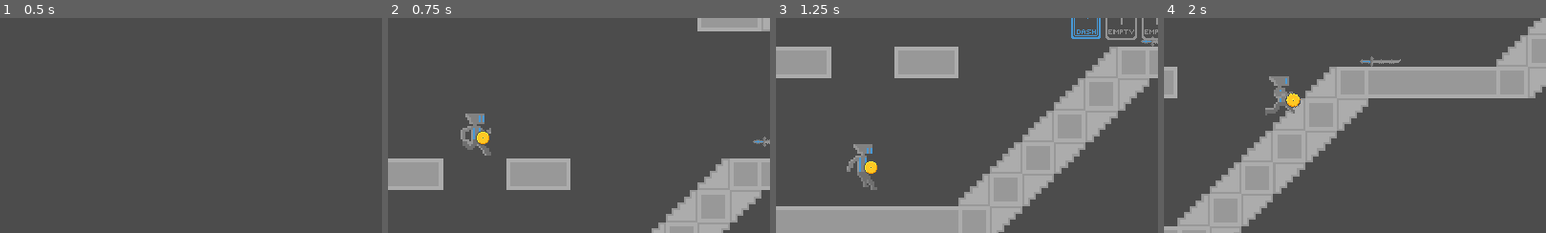
Above: before the commit, frames 1-4 (left to right).
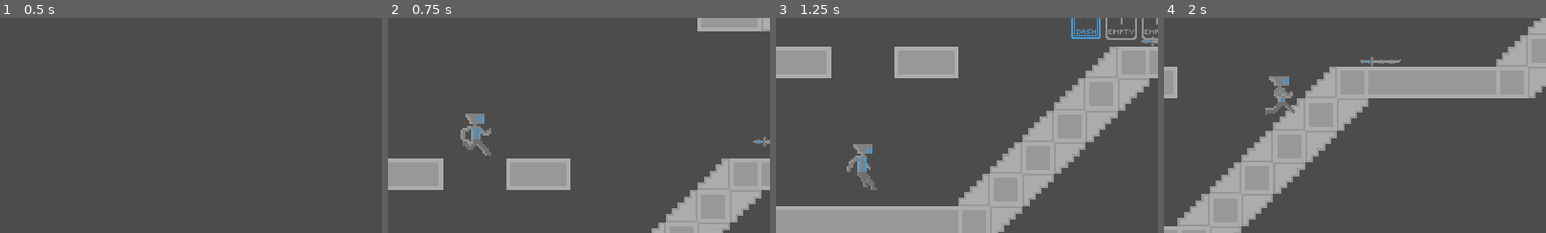
Above: after the commit, the same moments.

Repository: LQR471814/Machine
Game: Godot game, scene res://Menu.tscn
The game is run twice, just before and just after one commit, with the same random seed, the same clock (stepped at 60 frames per second) and the same inputs.
Inputs:
- Up to frame 1 (0.5 s): no input
- Up to frame 2 (0.75 s): click "Singleplayer" at 0.5 s
- Up to frame 3 (1.25 s): no input
- Up to frame 4 (2 s): hold Right (ui_right) from 1.28 s (still down); hold Ctrl (dash) from 1.28 s (still down); tap Up (ui_up) at 1.52, 1.55, 1.82 s
The pictures show only the part of the screen within x 39-89%, y 24-74%; the shares and areas given below are measured in that part.

Frame 1 is identical in both runs. In frame 2, 0.2% of the frame differs, in the area x 23-27%, y 52-60%; in frame 3, 0.2%; in frame 4, 0.2%, in the area x 28-36%, y 28-42%.

Commit message:
Finished item hold and updated run animation a bit

Diff:
--- a/Client.tscn
+++ b/Client.tscn
@@ -1,7 +1,6 @@
 [gd_scene load_steps=51 format=2]
 
 [ext_resource path="res://maps/default/default.tscn" type="PackedScene" id=1]
-[ext_resource path="res://assets/items/test/test_item.png" type="Texture" id=2]
 [ext_resource path="res://assets/sprites/robot/moveset/run/robot_run-5.png" type="Texture" id=6]
 [ext_resource path="res://Help.tscn" type="PackedScene" id=7]
 [ext_resource path="res://assets/sprites/robot/effects/dash_left.png" type="Texture" id=8]
@@ -55,11 +54,6 @@
 
 [sub_resource type="SpriteFrames" id=6]
 animations = [ {
-"frames": [ ExtResource( 9 ) ],
-"loop": true,
-"name": "Crouch",
-"speed": 5.0
-}, {
 "frames": [ ExtResource( 30 ) ],
 "loop": true,
 "name": "Acceleration",
@@ -70,14 +64,46 @@
 "name": "Run",
 "speed": 8.0
 }, {
+"frames": [ ExtResource( 9 ) ],
+"loop": true,
+"name": "Crouch",
+"speed": 5.0
+}, {
 "frames": [ ExtResource( 12 ) ],
 "loop": true,
 "name": "Fall",
 "speed": 5.0
 } ]
 
-[sub_resource type="Animation" id=18]
-resource_name = "idle"
+[sub_resource type="Animation" id=7]
+resource_name = "fall"
+length = 0.001
+tracks/0/type = "value"
+tracks/0/path = NodePath(".:position")
+tracks/0/interp = 1
+tracks/0/loop_wrap = true
+tracks/0/imported = false
+tracks/0/enabled = true
+tracks/0/keys = {
+"times": PoolRealArray( 0 ),
+"transitions": PoolRealArray( 1 ),
+"update": 0,
+"values": [ Vector2( 4, 2 ) ]
+}
+tracks/1/type = "value"
+tracks/1/path = NodePath(".:rotation_degrees")
+tracks/1/interp = 1
+tracks/1/loop_wrap = true
+tracks/1/imported = false
+tracks/1/enabled = true
+tracks/1/keys = {
+"times": PoolRealArray( 0 ),
+"transitions": PoolRealArray( 1 ),
+"update": 0,
+"values": [ 25.4 ]
+}
+
+[sub_resource type="Animation" id=8]
 length = 0.001
 loop = true
 tracks/0/type = "value"
@@ -105,8 +131,7 @@
 "values": [ 0.0 ]
 }
 
-[sub_resource type="Animation" id=19]
-resource_name = "run"
+[sub_resource type="Animation" id=9]
 length = 0.5
 loop = true
 step = 0.125
@@ -163,24 +188,24 @@
 "values": [ Vector2( 9.53674e-07, -2 ), Vector2( 0, -3 ), Vector2( 0, -2 ), Vector2( 0, -1 ), Vector2( 0, -2 ), Vector2( 0, -1 ) ]
 }
 
-[sub_resource type="DynamicFont" id=8]
+[sub_resource type="DynamicFont" id=11]
 size = 8
 font_data = ExtResource( 21 )
 
-[sub_resource type="SpriteFrames" id=9]
-animations = [ {
-"frames": [ ExtResource( 22 ), ExtResource( 17 ), ExtResource( 10 ) ],
-"loop": true,
-"name": "DashReady",
-"speed": 4.0
-}, {
+[sub_resource type="SpriteFrames" id=12]
+animations = [ {
 "frames": [ ExtResource( 16 ), ExtResource( 19 ), ExtResource( 25 ), ExtResource( 24 ), ExtResource( 20 ), ExtResource( 28 ), ExtResource( 29 ), ExtResource( 31 ), ExtResource( 14 ), ExtResource( 13 ) ],
 "loop": false,
 "name": "DashCooldown",
 "speed": 1.0
-} ]
-
-[sub_resource type="SpriteFrames" id=10]
+}, {
+"frames": [ ExtResource( 22 ), ExtResource( 17 ), ExtResource( 10 ) ],
+"loop": true,
+"name": "DashReady",
+"speed": 4.0
+} ]
+
+[sub_resource type="SpriteFrames" id=13]
 animations = [ {
 "frames": [ ExtResource( 18 ) ],
 "loop": true,
@@ -313,26 +338,25 @@
 smoothing_speed = 10.0
 
 [node name="BackItemSprite" type="Sprite" parent="Player"]
-position = Vector2( 0, -2 )
+position = Vector2( 9.53674e-07, -2 )
 rotation = 3.14159
 scale = Vector2( 0.75, 0.75 )
 
 [node name="Sprite" type="AnimatedSprite" parent="Player"]
 frames = SubResource( 6 )
-animation = "Run"
-frame = 3
+animation = "Acceleration"
 
 [node name="HandItemSprite" type="Sprite" parent="Player"]
 position = Vector2( 4, 1 )
 scale = Vector2( 0.5, 0.5 )
-texture = ExtResource( 2 )
 
 [node name="Animations" type="AnimationPlayer" parent="Player/HandItemSprite"]
-anims/idle = SubResource( 18 )
-anims/run = SubResource( 19 )
+anims/fall = SubResource( 7 )
+anims/idle = SubResource( 8 )
+anims/run = SubResource( 9 )
 
 [node name="Animations" type="AnimationPlayer" parent="Player"]
-anims/Run = SubResource( 7 )
+anims/Run = SubResource( 10 )
 
 [node name="DashTimer" type="Timer" parent="Player"]
 
@@ -381,7 +405,7 @@
 [node name="DashCooldown" type="AnimatedSprite" parent="Player/Cooldowns/Container/Cooldowns/DashCooldown/DashMargin"]
 position = Vector2( 9, 7 )
 scale = Vector2( 0.5, 0.5 )
-frames = SubResource( 9 )
+frames = SubResource( 12 )
 animation = "DashReady"
 playing = true
 
--- a/src/Player.gd
+++ b/src/Player.gd
@@ -97,8 +97,14 @@
 			runCollider.disabled = true
 			crouchCollider.disabled = false
 
+			handItemSprite.get_node("Animations").play("idle")
+
 			if input != 0:
 				sprite.flip_h = input < 0
+
+			if sprite.flip_h == true:
+				handItemSprite.position.x = handItemSprite.position.x * -1
+
 			sprite.animation = "Crouch"
 			sprite.playing = true
 
@@ -124,6 +130,8 @@
 						sprite.animation = "Acceleration"
 						sprite.playing = false
 
+						if sprite.flip_h == true:
+							handItemSprite.position.x = handItemSprite.position.x * -1
 						handItemSprite.get_node("Animations").play("idle")
 
 				#? Disable crouch hitbox
@@ -146,35 +154,45 @@
 					sprite.playing = true
 					animationPlayer.play("Run")
 
+					if (input < 0) == true and motion.x != 0:
+						handItemSprite.position.x = handItemSprite.position.x * -1
+					handItemSprite.get_node("Animations").play("run")
+
+					backItemSprite.flip_h = input < 0
+
+
+			else: #? If airborne
+				animationPlayer.stop()
+
+				if Input.is_action_just_released("ui_up") and motion.y < float(-JUMP_FORCE)/2.0:
+					motion.y = float(-JUMP_FORCE)/2.0
+
+				if input != 0: #? If user moved left or right
+					motion.x = input * MAX_SPEED
+
+					sprite.flip_h = input < 0 #? Flip sprite according to direction
+					backItemSprite.flip_h = input < 0
+					if (input < 0) == true and motion.x != 0:
+						handItemSprite.position.x = handItemSprite.position.x * -1
+				else:
 					if sprite.flip_h == true:
 						handItemSprite.position.x = handItemSprite.position.x * -1
-					handItemSprite.get_node("Animations").play("run")
-
-					backItemSprite.flip_h = input < 0
-
-
-			else: #? If airborne
-				animationPlayer.stop()
-
-				if Input.is_action_just_released("ui_up") and motion.y < float(-JUMP_FORCE)/2.0:
-					motion.y = float(-JUMP_FORCE)/2.0
-
-				if input != 0: #? If user moved left or right
-			#		motion.x += input * ACCELERATION * delta
-					motion.x = input * MAX_SPEED
-
-					sprite.flip_h = input < 0 #? Flip sprite according to direction
-					backItemSprite.flip_h = input < 0
 
 				if motion.y + (GRAVITY * delta) < FALL_THRESH: #? Short fall
 					sprite.animation = "Run"
 					sprite.frame = 0
 					sprite.playing = false
+
+					handItemSprite.get_node("Animations").stop()
+					handItemSprite.get_node("Animations").current_animation = "run"
+					handItemSprite.get_node("Animations").seek(0)
 				else: #? Long fall
 					sprite.animation = "Fall"
 					sprite.frame = 0
 					sprite.playing = false
 
+					handItemSprite.get_node("Animations").stop()
+					handItemSprite.get_node("Animations").play("fall")
 				motion.x = lerp(motion.x, 0, AIR_RESISTENCE)
 
 		motion.y += GRAVITY * delta #? Apply gravity
Not shown: 17 places in Client.tscn that only renumber resources
Binary file changed: assets/sprites/robot/moveset/run/robot_run-5.png
